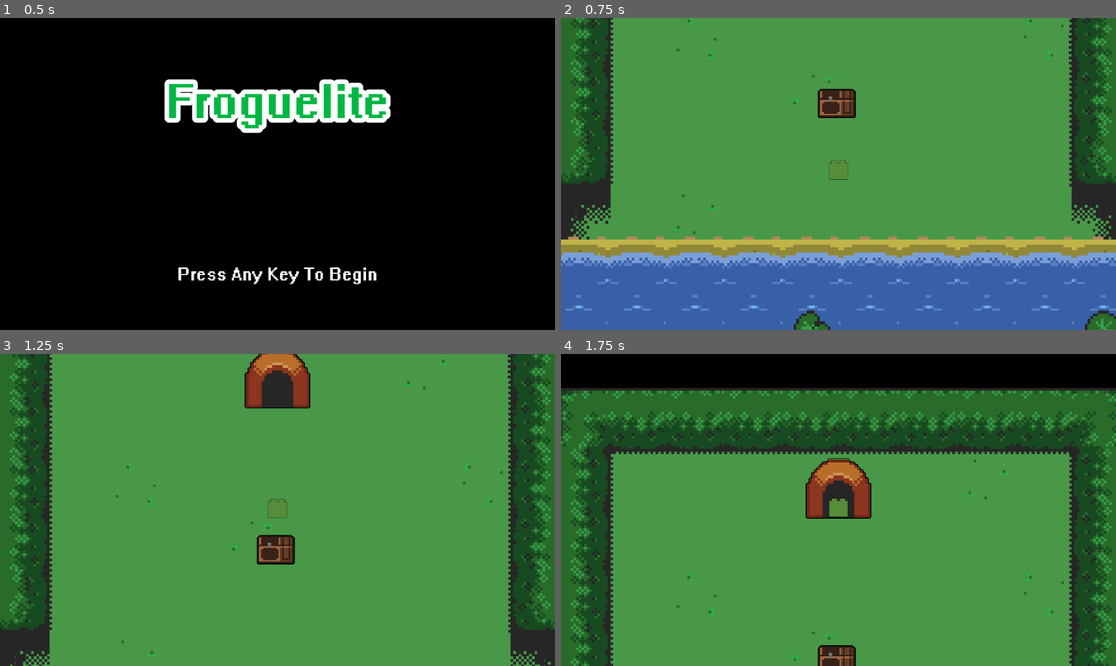
Above: before the commit, frames 1-4 (two rows, left to right).
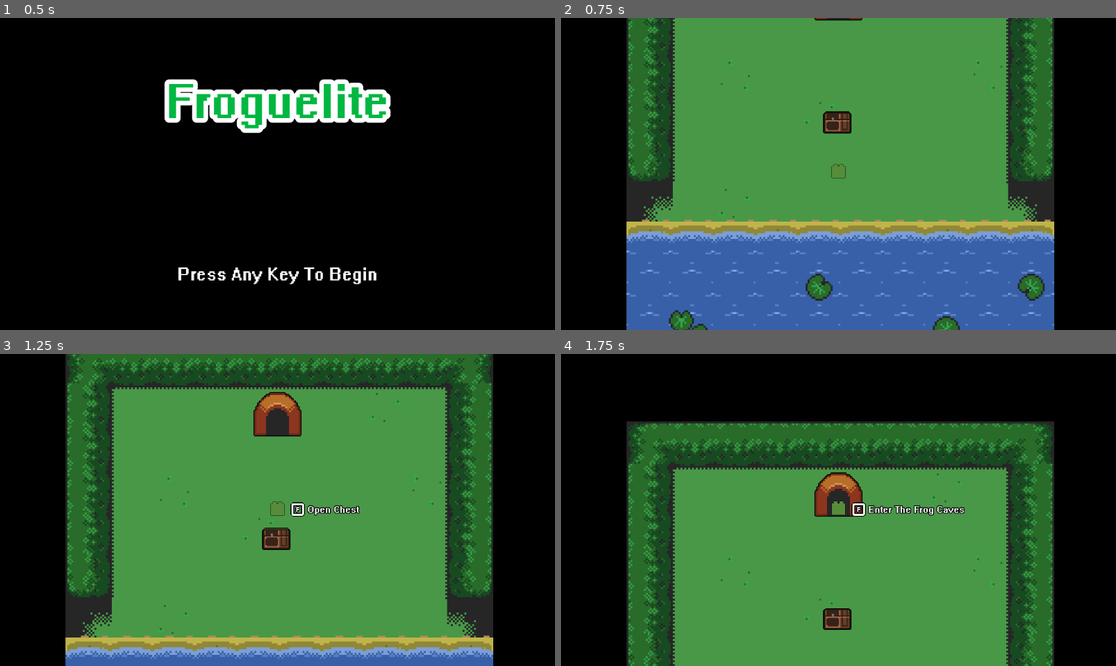
Above: after the commit, the same moments.

Repository: LilypadGames/Froguelite
Game: Godot game, scene res://scenes/title_screen.tscn
Two runs of this game, one before a commit and one after it. Both use one fixed random seed, a clock stepped at 60 frames per second and the inputs below.
Inputs:
- Up to frame 1 (0.5 s): no input
- Up to frame 2 (0.75 s): tap Enter at 0.5 s; hold Up (ui_up) from 0.53 s (still down)
- Up to frame 3 (1.25 s): keep holding Up (ui_up)
- Up to frame 4 (1.75 s): keep holding Up (ui_up)

Frame 1 is identical in both runs. In frame 2, 47% of the frame differs, in the area x 0-100%, y 0-100%; in frame 3, 53%; in frame 4, 52%.

Commit message:
feat: interaction hint

Diff:
--- a/data/lang/en_us.json
+++ b/data/lang/en_us.json
@@ -2,22 +2,36 @@
 	"game_title": "Froguelite",
 	"opening_hint": "Press Any Key To Begin",
 	"player": "Pp",
-	"enemy": {
+	"enemies": {
 		"lsf": "LSF",
 		"slime": "Slime",
 		"slime_small": "Small Slime",
 		"fly": "Fly"
 	},
-	"armor": {
+	"armors": {
 		"blue_garbs": {
 			"name": "Blue Garbs",
 			"description": "Has a hot sauce stain on it, with an aroma of Popcorn."
 		}
 	},
-	"spell": {
+	"spells": {
 		"snot_bubble": {
 			"name": "Snot Bubble",
 			"description": "Nothing very magical about it. Its a floating boogie."
 		}
+	},
+	"interactables": {
+		"teleporters": {
+			"riverside_cave": "The Frog Caves"
+		},
+		"lootables": {
+			"riverside_chest": "Chest"
+		}
+	},
+	"hud": {
+		"hint": {
+			"lootable": "Open",
+			"teleporter": "Enter"
+		}
 	}
 }
--- a/objects/Lootable.tscn
+++ b/objects/Lootable.tscn
@@ -1,6 +1,6 @@
 [gd_scene load_steps=5 format=3 uid="uid://ddin82kqpucq6"]
 
-[ext_resource type="Script" path="res://scripts/interactable.gd" id="1_spcla"]
+[ext_resource type="Script" path="res://scripts/lootable.gd" id="1_xt1d0"]
 [ext_resource type="Shader" path="res://assets/shader/outline.gdshader" id="2_udjba"]
 
 [sub_resource type="ShaderMaterial" id="ShaderMaterial_0ub0k"]
@@ -12,7 +12,9 @@
 size = Vector2(0, 0)
 
 [node name="Lootable" type="Area2D" groups=["Teleporter"]]
-script = ExtResource("1_spcla")
+collision_layer = 2
+collision_mask = 3
+script = ExtResource("1_xt1d0")
 
 [node name="Sprites" type="CanvasGroup" parent="."]
 unique_name_in_owner = true
--- a/objects/Player.tscn
+++ b/objects/Player.tscn
@@ -49,6 +49,7 @@
 }
 
 [node name="Player" type="CharacterBody2D" groups=["Player"]]
+collision_mask = 3
 script = ExtResource("1_ab6d8")
 
 [node name="Sprites" type="CanvasGroup" parent="."]
--- a/objects/Teleporter.tscn
+++ b/objects/Teleporter.tscn
@@ -1,6 +1,6 @@
 [gd_scene load_steps=5 format=3 uid="uid://nq5yxtyek6f2"]
 
-[ext_resource type="Script" path="res://scripts/interactable.gd" id="1_s3d0e"]
+[ext_resource type="Script" path="res://scripts/teleporter.gd" id="1_m15y5"]
 [ext_resource type="Shader" path="res://assets/shader/outline.gdshader" id="2_0iqm3"]
 
 [sub_resource type="ShaderMaterial" id="ShaderMaterial_0ub0k"]
@@ -12,7 +12,9 @@
 size = Vector2(0, 0)
 
 [node name="Teleporter" type="Area2D" groups=["Teleporter"]]
-script = ExtResource("1_s3d0e")
+collision_layer = 2
+collision_mask = 3
+script = ExtResource("1_m15y5")
 
 [node name="Sprites" type="CanvasGroup" parent="."]
 unique_name_in_owner = true
--- a/project.godot
+++ b/project.godot
@@ -62,6 +62,26 @@
 , Object(InputEventKey,"resource_local_to_scene":false,"resource_name":"","device":-1,"window_id":0,"alt_pressed":false,"shift_pressed":false,"ctrl_pressed":false,"meta_pressed":false,"pressed":false,"keycode":0,"physical_keycode":83,"key_label":0,"unicode":115,"echo":false,"script":null)
 ]
 }
+page_down={
+"deadzone": 0.5,
+"events": [Object(InputEventMouseButton,"resource_local_to_scene":false,"resource_name":"","device":-1,"window_id":0,"alt_pressed":false,"shift_pressed":false,"ctrl_pressed":false,"meta_pressed":false,"button_mask":16,"position":Vector2(228, 21),"global_position":Vector2(232, 62),"factor":1.0,"button_index":5,"canceled":false,"pressed":true,"double_click":false,"script":null)
+]
+}
+page_up={
+"deadzone": 0.5,
+"events": [Object(InputEventMouseButton,"resource_local_to_scene":false,"resource_name":"","device":-1,"window_id":0,"alt_pressed":false,"shift_pressed":false,"ctrl_pressed":false,"meta_pressed":false,"button_mask":8,"position":Vector2(200, 12),"global_position":Vector2(204, 53),"factor":1.0,"button_index":4,"canceled":false,"pressed":true,"double_click":false,"script":null)
+]
+}
+interact={
+"deadzone": 0.5,
+"events": [Object(InputEventKey,"resource_local_to_scene":false,"resource_name":"","device":-1,"window_id":0,"alt_pressed":false,"shift_pressed":false,"ctrl_pressed":false,"meta_pressed":false,"pressed":false,"keycode":0,"physical_keycode":70,"key_label":0,"unicode":102,"echo":false,"script":null)
+]
+}
+
+[layer_names]
+
+2d_physics/layer_1="player"
+2d_physics/layer_2="interactables"
 
 [physics]
 
--- a/scenes/level.tscn
+++ b/scenes/level.tscn
@@ -1,8 +1,21 @@
-[gd_scene load_steps=4 format=3 uid="uid://c0f7gukj5eqb5"]
+[gd_scene load_steps=10 format=3 uid="uid://c0f7gukj5eqb5"]
 
 [ext_resource type="Script" path="res://scripts/level.gd" id="1_c12yc"]
 [ext_resource type="PackedScene" uid="uid://d00vibmf4lv6g" path="res://objects/Player.tscn" id="2_0sumi"]
 [ext_resource type="PackedScene" uid="uid://dq3fkprxutcg" path="res://scenes/riverside.tscn" id="2_5puvk"]
+[ext_resource type="Shader" path="res://assets/shader/outline.gdshader" id="4_1ewqt"]
+[ext_resource type="Script" path="res://scripts/hud.gd" id="4_65rkj"]
+[ext_resource type="Texture2D" uid="uid://b35ixtbv7ndkq" path="res://assets/texture/gui/tilemap_white.png" id="4_wm2hy"]
+[ext_resource type="FontFile" uid="uid://cet58ddfu4y8a" path="res://assets/font/Pix.woff2" id="5_63vvl"]
+
+[sub_resource type="ShaderMaterial" id="ShaderMaterial_u6or2"]
+shader = ExtResource("4_1ewqt")
+shader_parameter/line_color = null
+shader_parameter/line_thickness = 2.0
+
+[sub_resource type="AtlasTexture" id="AtlasTexture_d0310"]
+atlas = ExtResource("4_wm2hy")
+region = Rect2(356, 50, 17, 18)
 
 [node name="level" type="Node2D"]
 script = ExtResource("1_c12yc")
@@ -10,7 +23,7 @@
 
 [node name="Camera" type="Camera2D" parent="."]
 unique_name_in_owner = true
-zoom = Vector2(5.5, 5.5)
+zoom = Vector2(4, 4)
 
 [node name="Player" parent="." instance=ExtResource("2_0sumi")]
 unique_name_in_owner = true
@@ -21,3 +34,43 @@
 
 [node name="Objects" type="Node" parent="."]
 unique_name_in_owner = true
+
+[node name="CanvasLayer" type="CanvasLayer" parent="."]
+
+[node name="HUD" type="Control" parent="CanvasLayer"]
+unique_name_in_owner = true
+layout_mode = 3
+anchors_preset = 15
+anchor_right = 1.0
+anchor_bottom = 1.0
+grow_horizontal = 2
+grow_vertical = 2
+script = ExtResource("4_65rkj")
+
+[node name="InteractHint" type="Label" parent="CanvasLayer/HUD"]
+visible = false
+layout_mode = 1
+anchors_preset = 8
+anchor_left = 0.5
+anchor_top = 0.5
+anchor_right = 0.5
+anchor_bottom = 0.5
+offset_left = 62.0
+offset_top = -14.0
+offset_right = 562.0
+offset_bottom = 11.0
+grow_horizontal = 2
+grow_vertical = 2
+theme_override_colors/font_outline_color = Color(0, 0, 0, 1)
+theme_override_constants/outline_size = 6
+theme_override_fonts/font = ExtResource("5_63vvl")
+theme_override_font_sizes/font_size = 20
+vertical_alignment = 1
+
+[node name="CanvasGroup" type="CanvasGroup" parent="CanvasLayer/HUD/InteractHint"]
+material = SubResource("ShaderMaterial_u6or2")
+
+[node name="InteractKey" type="Sprite2D" parent="CanvasLayer/HUD/InteractHint/CanvasGroup"]
+position = Vector2(-20, 14)
+scale = Vector2(2, 2)
+texture = SubResource("AtlasTexture_d0310")
--- a/scripts/cache.gd
+++ b/scripts/cache.gd
@@ -4,8 +4,10 @@
 var path: String = "res://data"
 var registry: Dictionary = {}
 var data: Dictionary = {}
+var lang: Dictionary = {}
 var registry_files: Array[String] = ["audio", "textures", "world"]
 var data_files: Array[String] = ["player", "enemy", "spells", "armors", "interactables", "lootables", "teleporters"]
+var lang_files: Array[String] = ["en_us"]
 
 # cache registry and data
 func _ready():
@@ -13,9 +15,13 @@
 	for file in registry_files:
 		registry[file] = parse_json(path + "/registry/" + file + ".json")
 
-	# data
+	# game data
 	for file in data_files:
 		data[file] = parse_json(path + "/game/" + file + ".json")
+
+	# language
+	for file in lang_files:
+		lang[file] = parse_json(path + "/lang/" + file + ".json")
 
 # parse data from specified json file
 func parse_json(file_path: String):
--- /dev/null
+++ b/scripts/hud.gd
@@ -0,0 +1,29 @@
+class_name HUD
+extends Control
+
+# references
+@export_group("References")
+@onready var player: Player = %Player
+@onready var interact_hint: Label = $InteractHint
+
+# internal
+var current_interactable: String
+
+# update interact hint
+func update_interact_hint(id: String, text: String) -> void:
+	# update current interactable
+	current_interactable = id
+
+	# update hint
+	interact_hint.text = text
+
+	# show hint
+	interact_hint.visible = true
+
+# end interact hint
+func end_interact_hint() -> void:
+	# remove current interactable
+	current_interactable = ""
+
+	# hide hint
+	interact_hint.visible = false
--- a/scripts/interactable.gd
+++ b/scripts/interactable.gd
@@ -3,12 +3,17 @@
 
 # references
 @export_category("References")
+@export var id: String
 @export var texture: String
 @onready var sprite_group: CanvasGroup = %Sprites
 @onready var collider: CollisionShape2D = %Collider
+var hud: HUD
 
 # set up interactable
 func _ready() -> void:
+	# rename
+	name = id
+
 	# create sprite
 	var sprite = Utility.create_sprite(texture, "Sprite", sprite_group)
 
@@ -21,8 +26,15 @@
 # collisions
 func _on_body_entered(body) -> void:
 	if body is CharacterBody2D and body.is_in_group("Player"):
-		pass
+		start_interact_hint()
 
 func _on_body_exited(body) -> void:
 	if body is CharacterBody2D and body.is_in_group("Player"):
-		pass
+		end_interact_hint()
+
+# hints
+func start_interact_hint() -> void:
+	pass
+func end_interact_hint() -> void:
+	if hud.current_interactable == id:
+		hud.end_interact_hint()
--- a/scripts/level.gd
+++ b/scripts/level.gd
@@ -6,6 +6,7 @@
 @export var tilemap: PackedScene
 @onready var player: Node2D = %Player
 @onready var camera: Camera2D = %Camera
+@onready var hud: HUD = %HUD
 @onready var enemies: Node = %Enemies
 @onready var objects: Node = %Objects
 
@@ -48,14 +49,18 @@
 			# teleporter
 			elif type == "teleporter":
 				var teleporter: Interactable = preload(teleporter_path).instantiate() as Interactable
+				teleporter.id = object_data.get_meta("id")
 				teleporter.texture = Cache.data["interactables"][Cache.data["teleporters"][object_data.get_meta("id")]["type"]]["texture"]
+				teleporter.hud = hud
 				objects.add_child(teleporter)
 				teleporter.position = object_data.position
 
 			# lootable
 			elif type == "lootable":
 				var lootable: Interactable = preload(lootable_path).instantiate() as Interactable
+				lootable.id = object_data.get_meta("id")
 				lootable.texture = Cache.data["interactables"][Cache.data["lootables"][object_data.get_meta("id")]["type"]]["texture"]
+				lootable.hud = hud
 				objects.add_child(lootable)
 				lootable.position = object_data.position
 
--- /dev/null
+++ b/scripts/lootable.gd
@@ -0,0 +1,6 @@
+class_name Lootable
+extends Interactable
+
+# hints
+func start_interact_hint() -> void:
+	hud.update_interact_hint(id, Cache.lang["en_us"]["hud"]["hint"]["lootable"] + " " + Cache.lang["en_us"]["interactables"]["lootables"][id])
--- /dev/null
+++ b/scripts/teleporter.gd
@@ -0,0 +1,6 @@
+class_name Teleporter
+extends Interactable
+
+# hints
+func start_interact_hint() -> void:
+	hud.update_interact_hint(id, Cache.lang["en_us"]["hud"]["hint"]["teleporter"] + " " + Cache.lang["en_us"]["interactables"]["teleporters"][id])
Binary file added: assets/texture/gui/tilemap_white.png
Not shown, added: assets/texture/gui/tilemap_white.png.import
